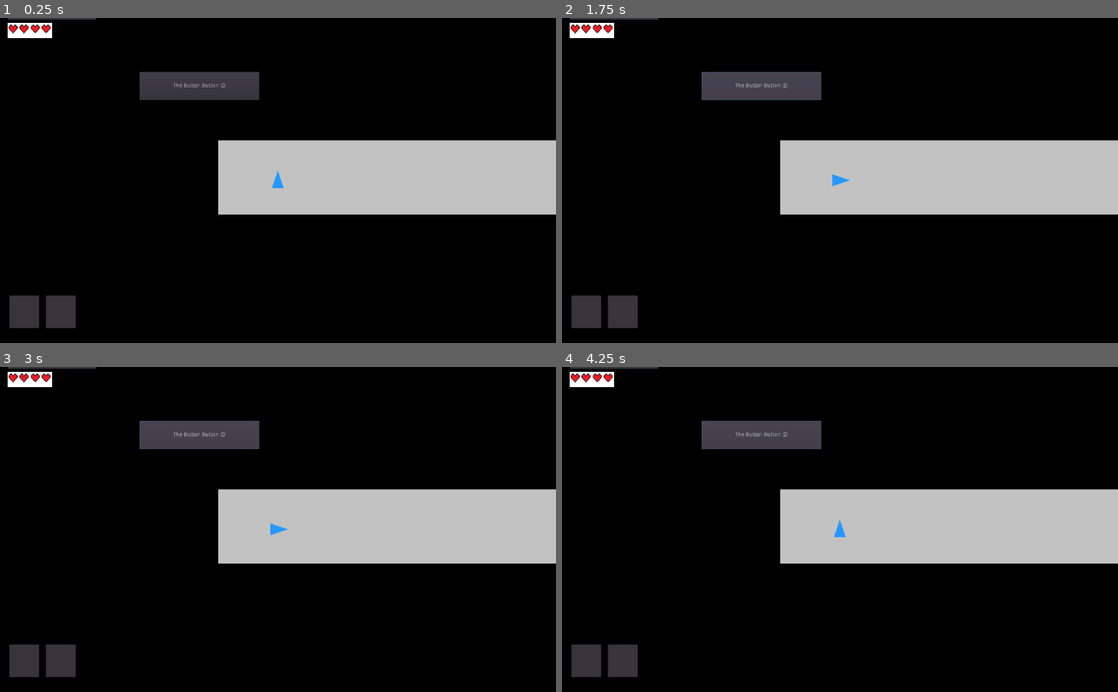
Above: before the commit, frames 1-4 (two rows, left to right).
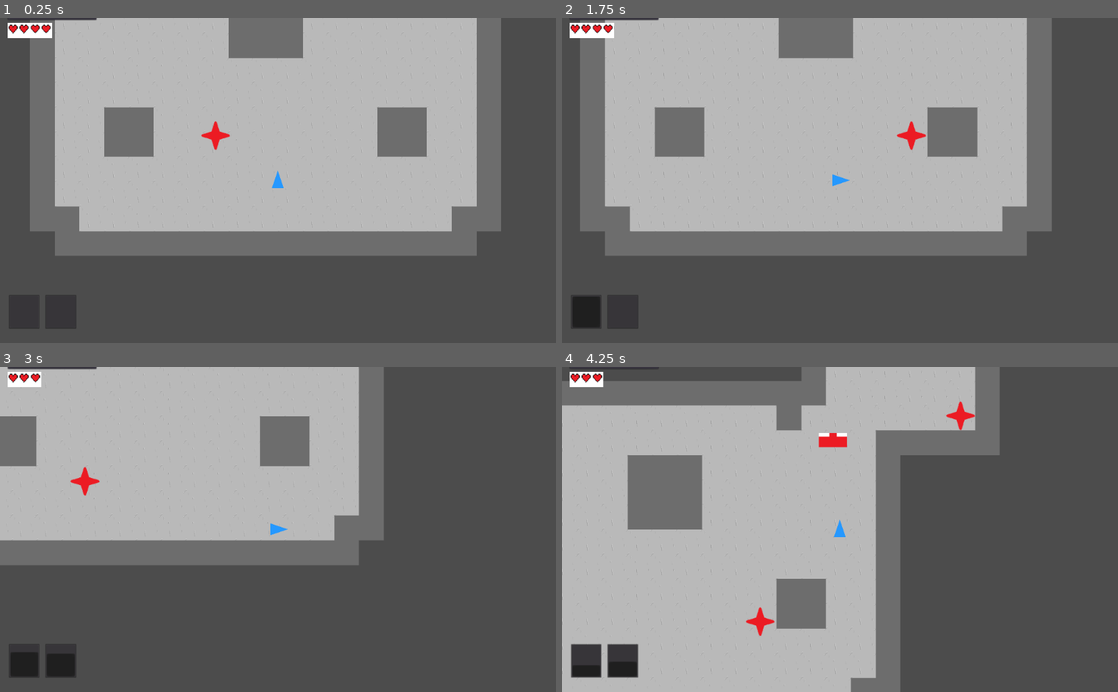
Above: after the commit, the same moments.

Repository: steagray/FA22-Senior-Design
Game: Godot game, scene res://Scenes/Enemy Test Scene.tscn
Two runs of this game, one before a commit and one after it. Both use one fixed random seed, a clock stepped at 60 frames per second and the inputs below. Before the commit the project starts from res://Scenes/Tutorial.tscn.
Inputs (mouse positions are in pixels of both pictures, inside the frame that each line leads up to):
- Up to frame 1 (0.25 s): no input
- Up to frame 2 (1.75 s): click (762, 86) at 0.5 s, where only the run before the commit has a clickable "The Button Button :D"; hold Right (ui_right) from 1.28 s (still down); hold Z (spell_one) from 1.28 s (still down); tap X (spell_two) at 1.55 s
- Up to frame 3 (3 s): release Right (ui_right) at 2.03 s; release Z (spell_one) at 2.03 s; hold Down (ui_down) 2.03-2.78 s; tap X (spell_two) at 2.1 s; tap Z (spell_one) at 2.3 s; hold Right (ui_right) from 2.78 s (still down); hold Z (spell_one) from 2.78 s (still down)
- Up to frame 4 (4.25 s): tap X (spell_two) at 3.05, 3.6 s; release Right (ui_right) at 3.53 s; release Z (spell_one) at 3.53 s; hold Up (ui_up) from 3.53 s (still down); tap Z (spell_one) at 3.8 s

The runs differ from the first frame. In frame 1, 89% of the frame differs, in the area x 0-100%, y 0-100%; in frame 2, 90%; in frame 3, 96%; in frame 4, 95%.
Error before the commit: Invalid get index 'position' (on base: 'null instance'). (res://Scripts/spellone.gd:35)

Commit message:
ranged enemy progress and music start

Diff:
--- a/Scenes/Enemy Test Scene.tscn
+++ b/Scenes/Enemy Test Scene.tscn
@@ -1,8 +1,9 @@
-[gd_scene load_steps=4 format=2]
+[gd_scene load_steps=5 format=2]
 
 [ext_resource path="res://Scenes/Player.tscn" type="PackedScene" id=1]
 [ext_resource path="res://dungeon_floor_and_wall.tres" type="TileSet" id=2]
 [ext_resource path="res://Scenes/MeleeTank1.tscn" type="PackedScene" id=3]
+[ext_resource path="res://Scenes/RangedUnit1.tscn" type="PackedScene" id=4]
 
 [node name="Node2D" type="Node2D"]
 
@@ -22,3 +23,6 @@
 
 [node name="MeleeTank3" parent="." instance=ExtResource( 3 )]
 position = Vector2( 228, 127 )
+
+[node name="RangedUnit1" parent="." instance=ExtResource( 4 )]
+position = Vector2( 577, 345 )
--- a/Scenes/MeleeTank1.tscn
+++ b/Scenes/MeleeTank1.tscn
@@ -1,10 +1,13 @@
-[gd_scene load_steps=4 format=2]
+[gd_scene load_steps=5 format=2]
 
 [ext_resource path="res://Assets/melee_tank.png" type="Texture" id=1]
 [ext_resource path="res://Scripts/tanky_melee_enemy.gd" type="Script" id=2]
 
 [sub_resource type="CircleShape2D" id=1]
 radius = 37.0
+
+[sub_resource type="CircleShape2D" id=2]
+radius = 566.149
 
 [node name="MeleeTank1" type="KinematicBody2D"]
 collision_layer = 2
@@ -19,20 +22,14 @@
 [node name="Collision" type="CollisionShape2D" parent="."]
 shape = SubResource( 1 )
 
-[node name="Hitbox" type="Area2D" parent="."]
-position = Vector2( 0, -1.5 )
-collision_layer = 2
-
-[node name="M_T_1_Hitbox" type="CollisionPolygon2D" parent="Hitbox"]
-position = Vector2( -335.186, 393 )
-polygon = PoolVector2Array( 298.01, -392, 309.122, -398, 324.275, -403, 329.326, -418, 335.387, -430, 341.448, -418, 345.489, -403, 361.652, -398, 372.765, -392, 361.652, -386, 346.499, -382, 342.458, -369, 335.387, -355, 328.316, -369, 324.275, -382, 310.132, -387 )
-
-[node name="BehaviorTimer" type="Timer" parent="."]
-wait_time = 5.0
-autostart = true
-
 [node name="MovementTimer" type="Timer" parent="."]
 autostart = true
 
-[connection signal="timeout" from="BehaviorTimer" to="." method="_on_BehaviorTimer_timeout"]
+[node name="PlayerDetection" type="Area2D" parent="."]
+
+[node name="CollisionShape2D" type="CollisionShape2D" parent="PlayerDetection"]
+shape = SubResource( 2 )
+
 [connection signal="timeout" from="MovementTimer" to="." method="_on_MovementTimer_timeout"]
+[connection signal="body_entered" from="PlayerDetection" to="." method="_on_PlayerEnter"]
+[connection signal="body_exited" from="PlayerDetection" to="." method="_on_PlayerExit"]
--- /dev/null
+++ b/Scenes/RangedUnit1.tscn
@@ -0,0 +1,17 @@
+[gd_scene load_steps=4 format=2]
+
+[ext_resource path="res://Assets/Shooter.png" type="Texture" id=1]
+[ext_resource path="res://Scripts/RangedUnit1.gd" type="Script" id=2]
+
+[sub_resource type="RectangleShape2D" id=1]
+extents = Vector2( 36.5, 18 )
+
+[node name="RangedUnit1" type="KinematicBody2D"]
+script = ExtResource( 2 )
+
+[node name="Sprite" type="Sprite" parent="."]
+texture = ExtResource( 1 )
+
+[node name="CollisionShape2D" type="CollisionShape2D" parent="."]
+position = Vector2( 0.5, 0 )
+shape = SubResource( 1 )
--- a/Scenes/Tutorial.tscn
+++ b/Scenes/Tutorial.tscn
@@ -98,13 +98,6 @@
 format = 1
 tile_data = PoolIntArray( -1507341, 0, 0, -1507340, 0, 0, -1507339, 0, 0, -1507338, 0, 0, -1507337, 0, 0, -1507336, 0,  …(128828 unchanged characters)…
 
-[node name="Button" type="Button" parent="."]
-margin_left = 24.0
-margin_top = 22.0
-margin_right = 333.0
-margin_bottom = 95.0
-text = "The Button Button :D"
-
 [node name="KinematicPlayer2D" parent="." instance=ExtResource( 1 )]
 position = Vector2( 381, 303 )
 collision_mask = 3
--- /dev/null
+++ b/Scripts/RangedUnit1.gd
@@ -0,0 +1,31 @@
+extends KinematicBody2D
+
+var velocity = Vector2.ZERO
+var speed = 250
+var player
+# Called when the node enters the scene tree for the first time.
+func _ready():
+	player = get_tree().root.get_node("Node2D/KinematicPlayer2D")
+
+func _physics_process(delta):
+	move_and_slide(velocity)
+	lineUp()
+
+func lineUp():
+	var distx = player.position.x - self.position.x
+	var disty = player.position.y - self.position.y
+	if abs(distx) <= 20 || abs(disty) <= 20:
+		velocity = Vector2.ZERO
+		return
+
+	if abs(distx) < abs(disty):
+		# Attempt to line up horizontally
+		velocity = Vector2(speed * (distx/abs(distx)), 0)
+	elif abs(disty) < abs(distx):
+		# Attempt to line up vertically
+		velocity = Vector2(0, speed * (disty/abs(disty)))
+	else:
+		velocity = Vector2.ZERO
+
+func shoot():
+	pass
--- a/Scripts/spell.gd
+++ b/Scripts/spell.gd
@@ -18,23 +18,7 @@
 		return
 	stats.canMove = false
 	# create projectile
-	var projectile = Area2D.new()
-	projectile.add_child(CollisionShape2D.new())
-	projectile.get_child(0).shape = RectangleShape2D.new()
-	projectile.get_child(0).shape.extents.x = 30
-	projectile.get_child(0).shape.extents.y = 30
-	projectile.collision_layer = 10
-	projectile.add_child(Sprite.new())
-	var sprimg = Image.new()
-	sprimg.load("res://Icon.png")
-	projectile.get_child(1).texture = ImageTexture.new().create_from_image(sprimg)
-	print(projectile)
-	print(projectile.get_child(0))
-	print(projectile.get_child(1))
-	print(projectile.position)
-	print(get_tree().root.get_node("KinematicPlayer2D").position)
-	projectile.position = get_tree().root.get_node("KinematicPlayer2D").position
-	projectile.visible = true
+
 
 	yield(get_tree().create_timer(stats.castTimer_MAX), "timeout")
 	stats.canMove = true
--- a/Scripts/tanky_melee_enemy.gd
+++ b/Scripts/tanky_melee_enemy.gd
@@ -4,13 +4,12 @@
 var attack_cooldown = 2
 var speed = 500
 var velocity
-var isAggro
+var isAggro = 0
 var player
 
 signal playerCollide
 
 func _ready():
-	_on_BehaviorTimer_timeout()
 	player = get_tree().root.get_node("Node2D/KinematicPlayer2D")
 	velocity = Vector2.ZERO
 	self.connect("playerCollide", player, "takedmg")
@@ -27,24 +26,13 @@
 		else:
 			move_and_slide(Vector2(velocity.y, velocity.x))
 
-# Function call for taking damage. Removes sprite from scene when killed
+# Function call for taking damage. Removes instance from tree when health reaches 0
 func takedmg():
 	enemy_health -= 1
 	if enemy_health <= 0:
 		queue_free()
 
-func _on_BehaviorTimer_timeout():
-	randomize()
-	isAggro = randi() % 2
-	if isAggro:
-		$MovementTimer.wait_time = 0.25
-	else:
-		$MovementTimer.wait_time = 1
-
-
 func setAggro(x):
-	yield($BehaviorTimer, "timeout")
-	$BehaviorTimer.stop()
 	isAggro = x
 
 func _on_MovementTimer_timeout():
@@ -70,3 +58,12 @@
 				velocity = Vector2.LEFT * speed
 			4:
 				velocity = Vector2.RIGHT * speed
+
+
+func _on_PlayerEnter(body):
+	if body.get_instance_id() == player.get_instance_id():
+		setAggro(1)
+
+func _on_PlayerExit(body):
+	if body.get_instance_id() == player.get_instance_id():
+		setAggro(0)
--- a/project.godot
+++ b/project.godot
@@ -21,7 +21,7 @@
 [application]
 
 config/name="CSCI495Proj"
-run/main_scene="res://Scenes/Tutorial.tscn"
+run/main_scene="res://Scenes/Enemy Test Scene.tscn"
 boot_splash/show_image=false
 config/icon="res://icon.png"
 
Binary file added: Assets/Shooter.png
Not shown, added: Assets/Shooter.png.import
Not shown, added: CREDITS.txt
Not shown, added: Music/Screen Saver.mp3
